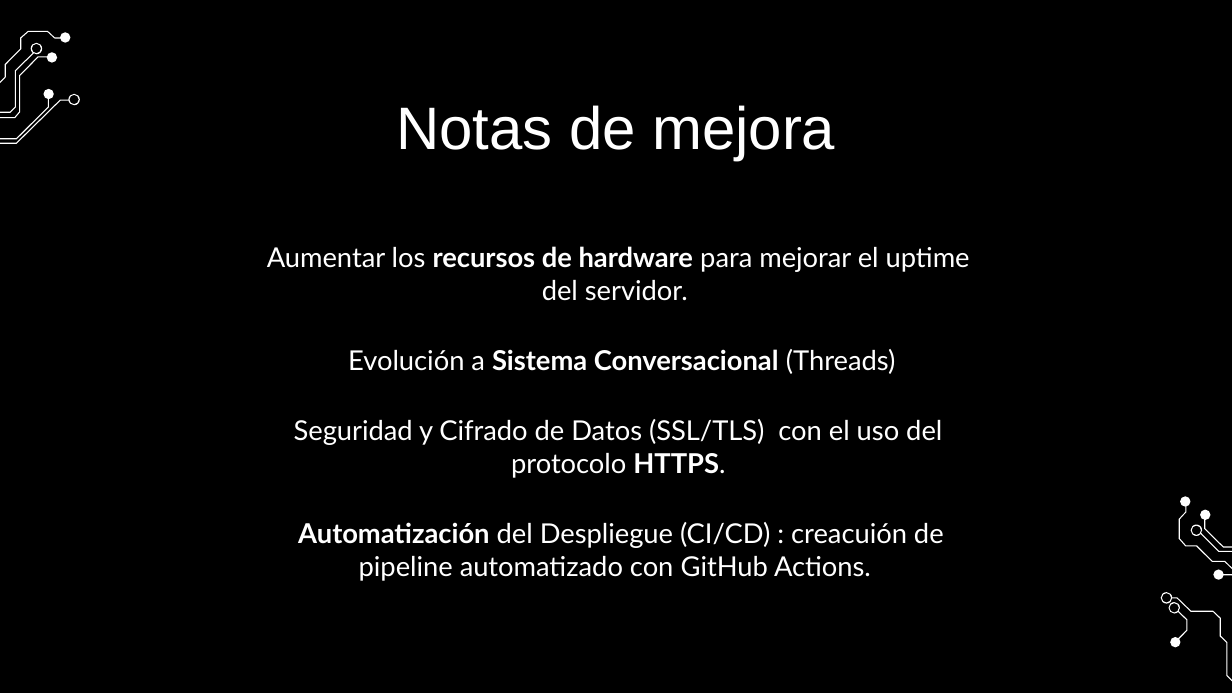
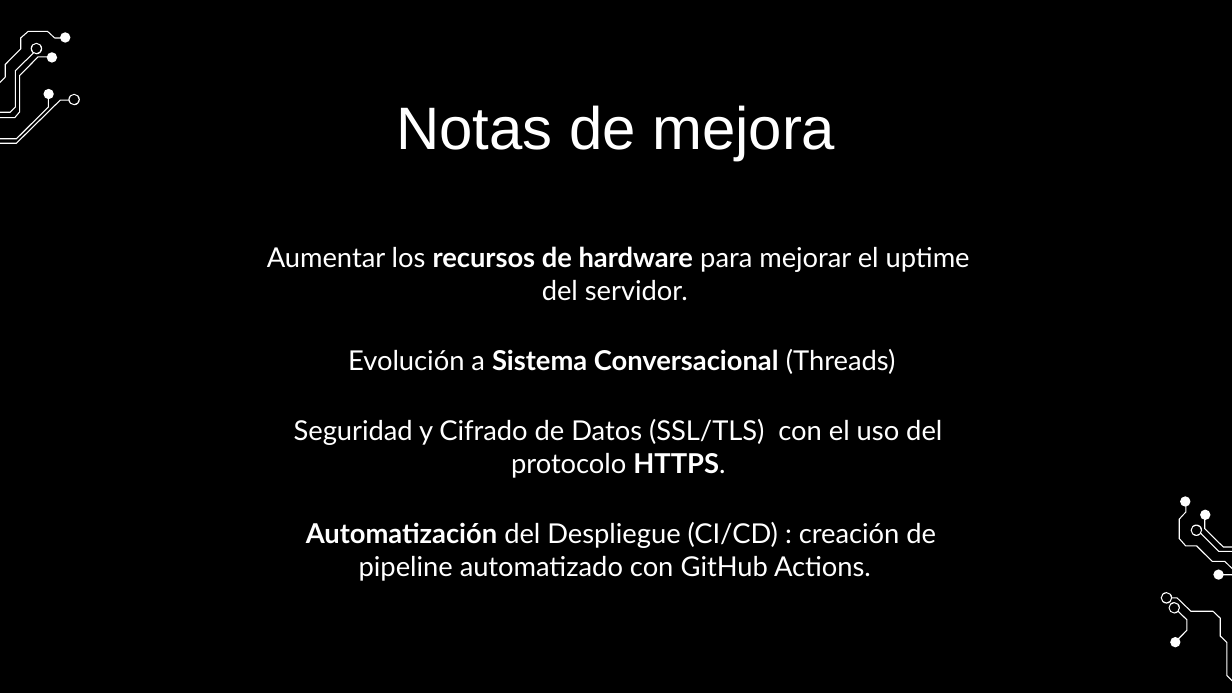
Before and after one commit to AGC79/proyecto_IAgen_agc, a slide deck: slide 15 of presentacion_cyberai.pptx. Drawn at 1232x693 pixels with LibreOffice and Linux fonts; fonts in the diff are those of the drawing; background and template pictures are left out. Boxes give left, top, right and bottom in pixels: in the first picture for what was removed or moved away, otherwise in the second. Text is boxed around its words. In the diff, an @@ line names an element or a change of style, - is before the commit and + after.

```diff
--- a/presentacion_cyberai.pptx
+++ b/presentacion_cyberai.pptx
@@ text at box(306, 522, 936, 581): text changed @@
-Automatización del Despliegue (CI/CD) : creacuión de pipeline automatizado con GitHub Actions.
+Automatización del Despliegue (CI/CD) : creación de pipeline automatizado con GitHub Actions.
```
Also in this commit, not shown: 1 other slide changed, 1 other file.
